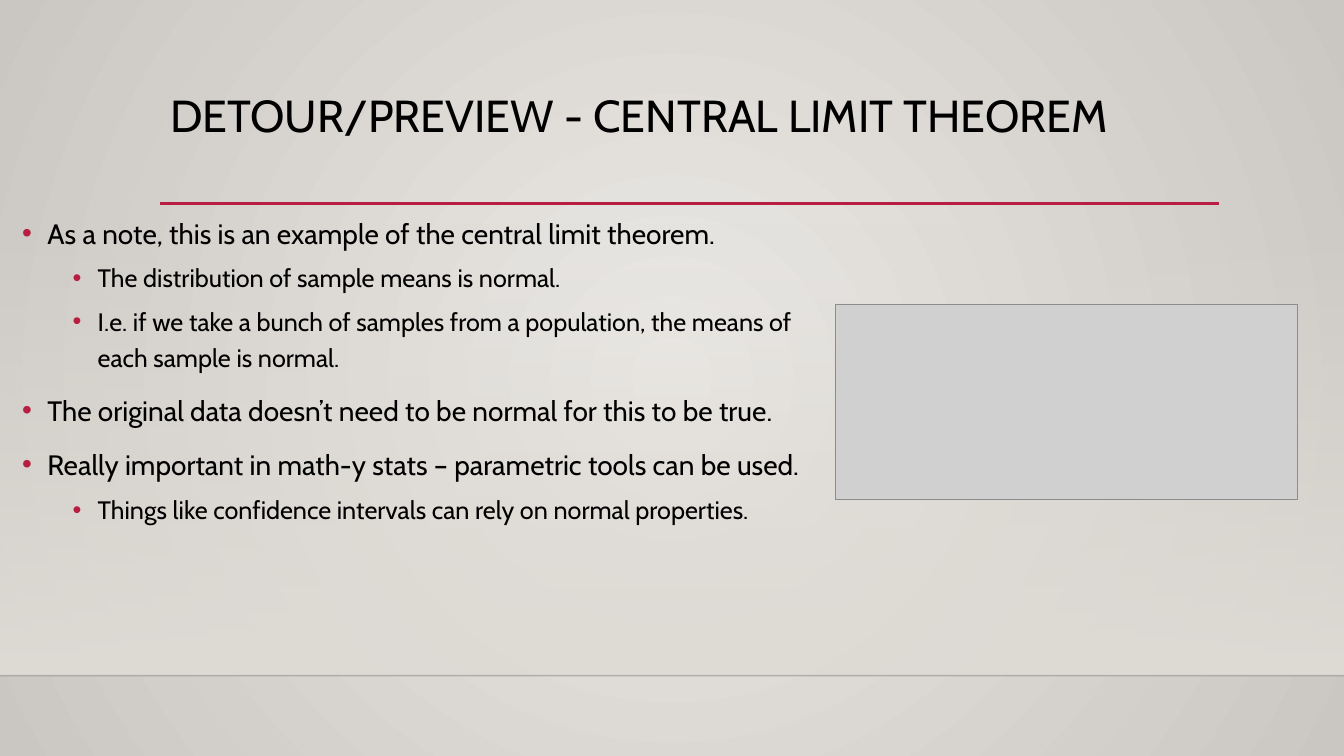
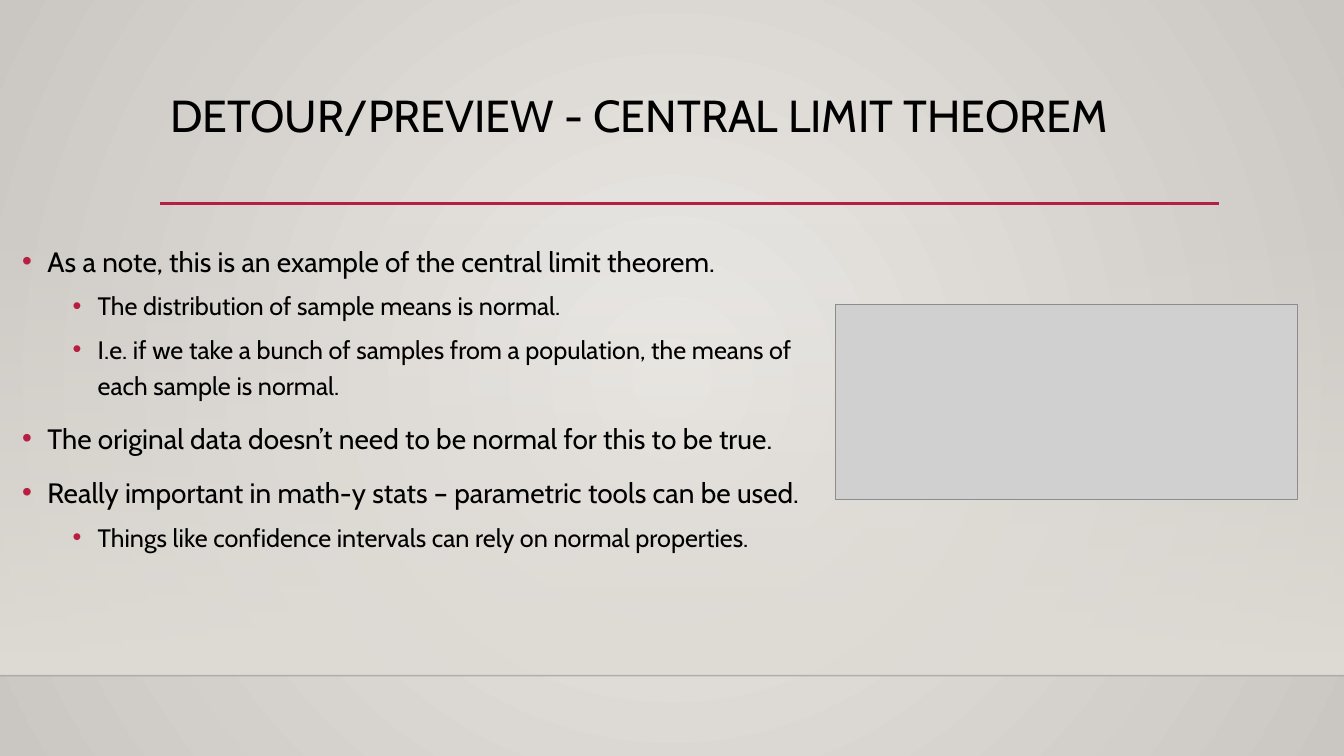
Before and after one commit to AkeemSemperDataScience/Basic_Stats_in_Python_Student_Repository, a slide deck: slide 22 of reference_material/slides/016_Sampling_Estimation.pptx (slide 21 before the commit). Drawn at 1344x756 pixels with LibreOffice and Linux fonts; fonts in the diff are those of the drawing; grey boxes stand for pictures; background and template pictures are left out. Boxes give left, top, right and bottom in pixels: in the first picture for what was removed or moved away, otherwise in the second. Text is boxed around its words. In the diff, an @@ line names an element or a change of style, - is before the commit and + after.

```diff
--- a/reference_material/slides/016_Sampling_Estimation.pptx
+++ b/reference_material/slides/016_Sampling_Estimation.pptx
@@ text "As a note, this is ..." moved from (x1=47, y1=223, x2=799, y2=525) to (x1=47, y1=251, x2=799, y2=553) @@
```
Also in this commit, not shown: 4 other slides changed, 1 slide added, 5 other files.
